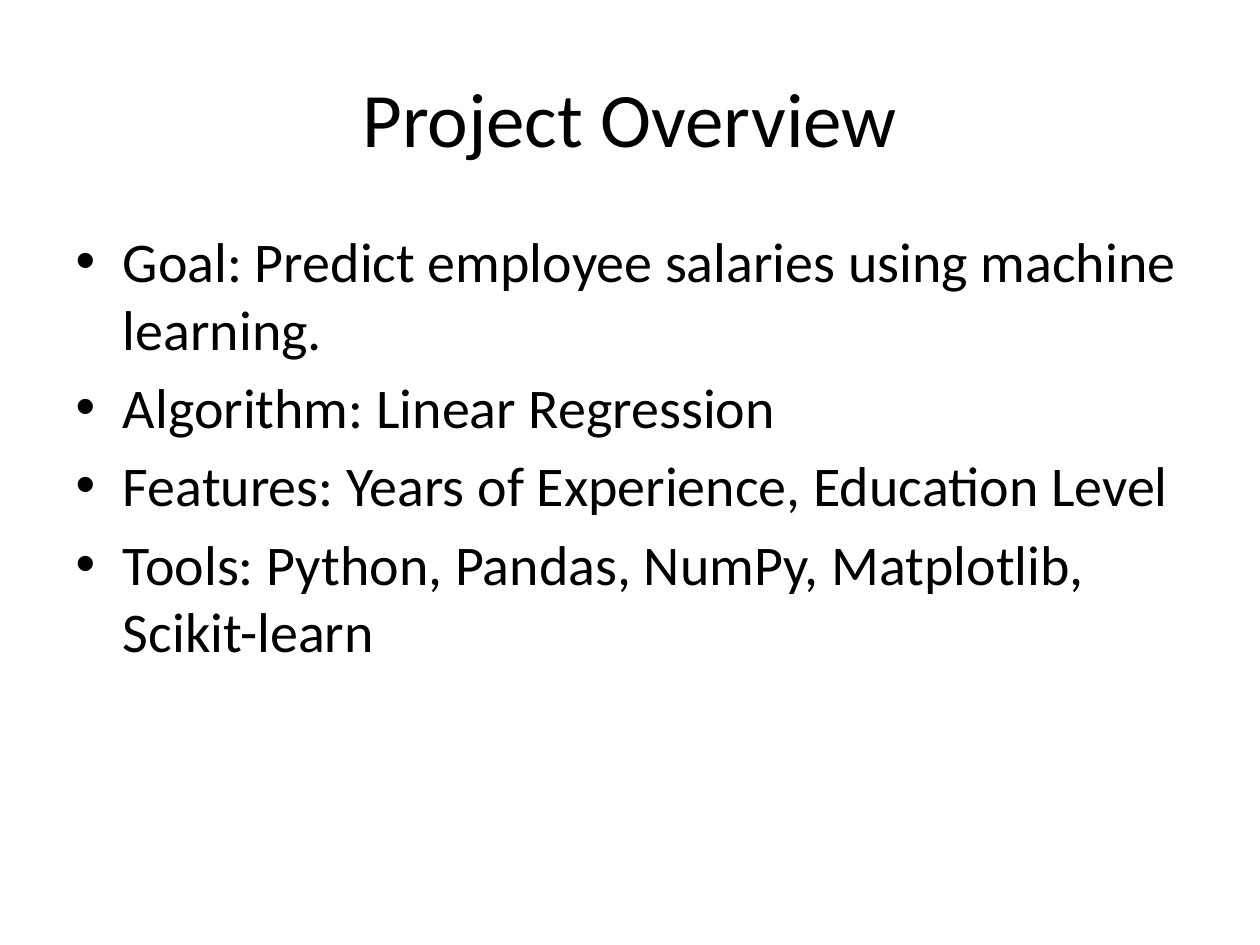
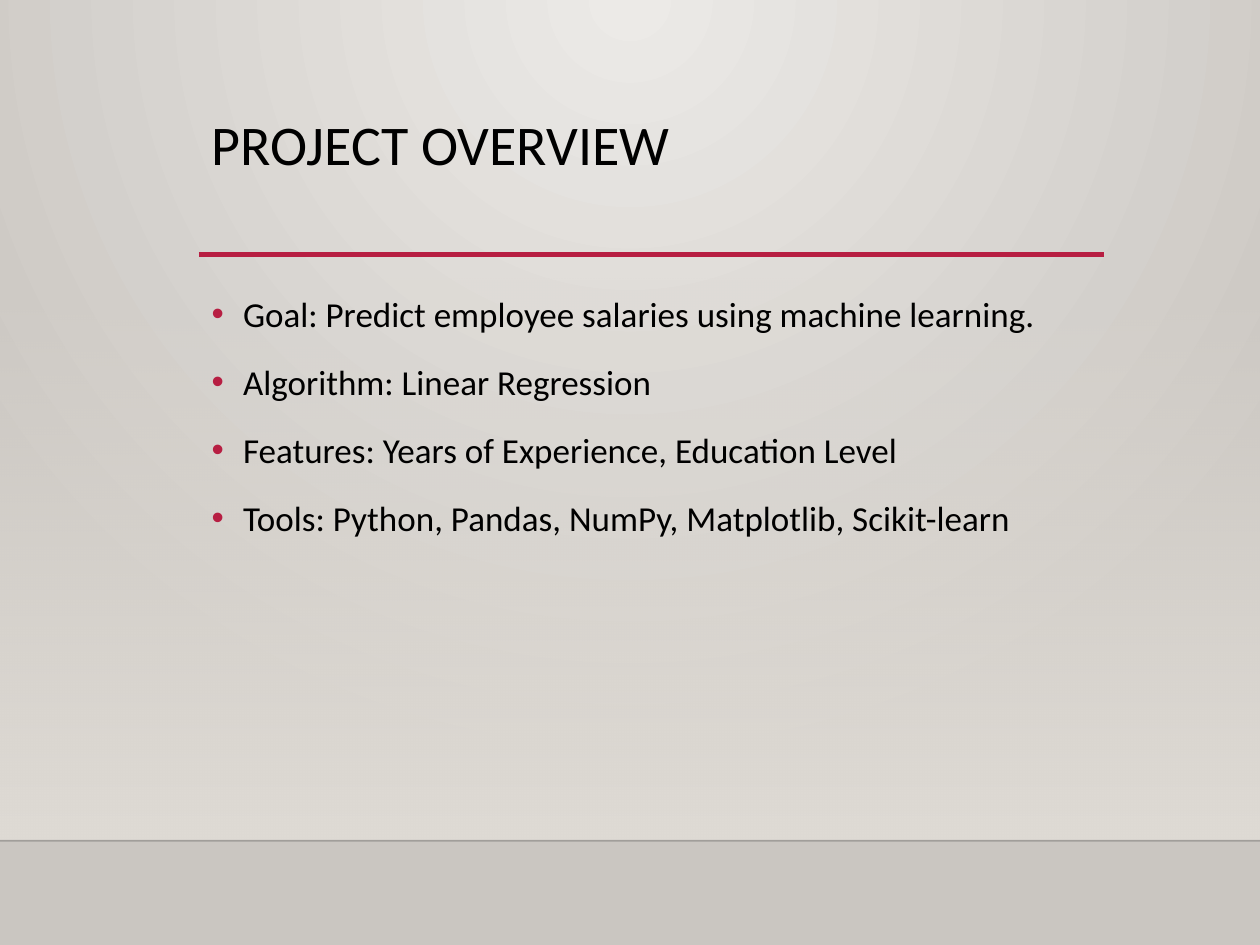
Before and after one commit to vijayagi/data-science-project-, a slide deck: slide 2 of project 2/salary_prediction_project.pptx. Drawn at 1260x945 pixels with LibreOffice and Linux fonts; fonts in the diff are those of the drawing; background and template pictures are left out. Boxes give left, top, right and bottom in pixels: in the first picture for what was removed or moved away, otherwise in the second. Text is boxed around its words. In the diff, an @@ line names an element or a change of style, - is before the commit and + after.

```diff
--- a/project 2/salary_prediction_project.pptx
+++ b/project 2/salary_prediction_project.pptx
@@ background #FFFFFF to gradient #ECEAE7 to #CAC7C1 @@
@@ title "PROJECT OVERVIEW" at [212,128,669,166]: vertical alignment middle to top @@
@@ title at [212,128,669,166]: text changed; size 44 to 32 pt @@
-Project Overview
+PROJECT OVERVIEW
@@ line added from (199, 255) to (1105, 255), #B71E42 2.5 pt @@
@@ rectangle added at [0,277,1260,839], fill gradient #DFDBD5 @@
@@ text "Goal: Predict employee salaries using ...": place and size @@
-text "Goal: Predict employee salaries using ..." at [123,243,1176,653]
+text "Goal: Predict employee salaries using ..." at [243,302,1034,537]
@@ text "Goal: Predict employee salaries using ..." at [243,302,1034,537]: size 32 to 20 pt; indent changed; line spacing 1 to 1.2; more space between paragraphs @@
@@ line added from (0, 840) to (1260, 840), #000001 1 pt @@
```
Also in this commit, not shown: 6 other slides changed, 1 slide added, 1 slide removed, 1 other file.
